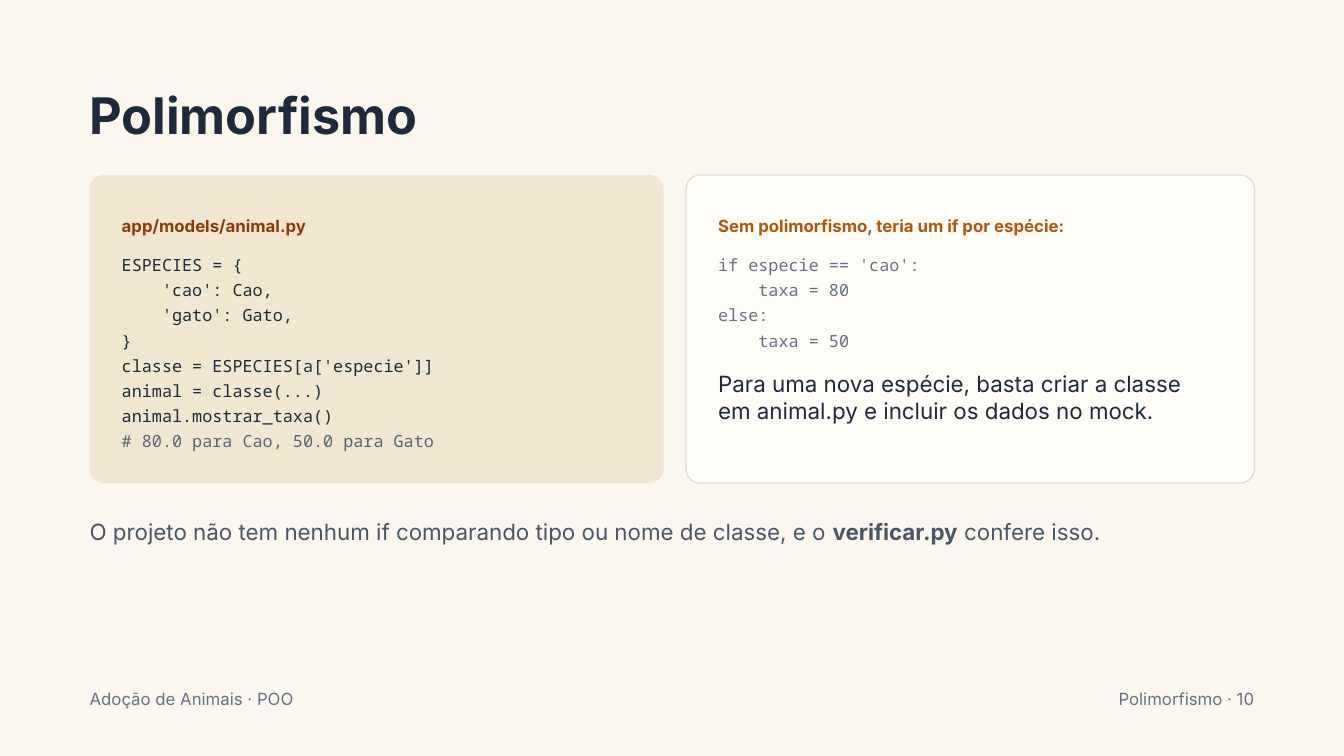
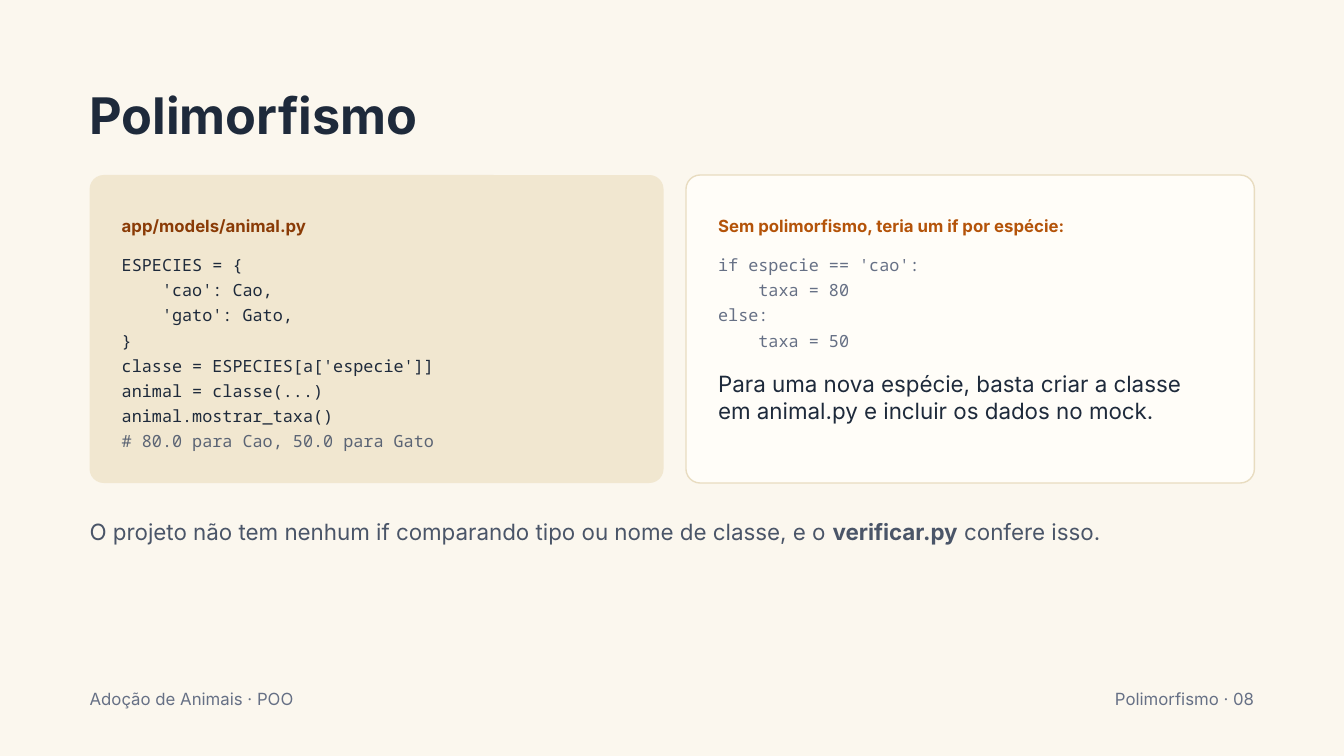
Before and after one commit to qqiew/adocao-animais-kioferta, a slide deck: slide 8 of apresentacao-adocao.pptx (slide 10 before the commit). Drawn at 1344x756 pixels with LibreOffice and Linux fonts; fonts in the diff are those of the drawing. Boxes give left, top, right and bottom in pixels: in the first picture for what was removed or moved away, otherwise in the second. Text is boxed around its words. In the diff, an @@ line names an element or a change of style, - is before the commit and + after.

```diff
--- a/apresentacao-adocao.pptx
+++ b/apresentacao-adocao.pptx
@@ text at (x1=1115, y1=692, x2=1254, y2=705): text changed @@
-Polimorfismo · 10
+Polimorfismo · 08
```
Also in this commit, not shown: 4 other slides changed, 2 slides removed.
